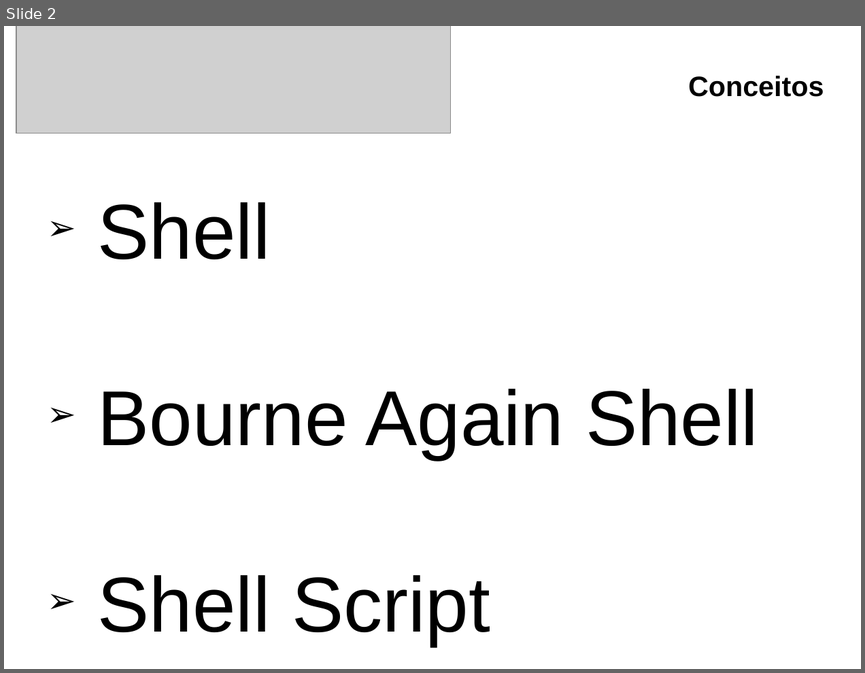
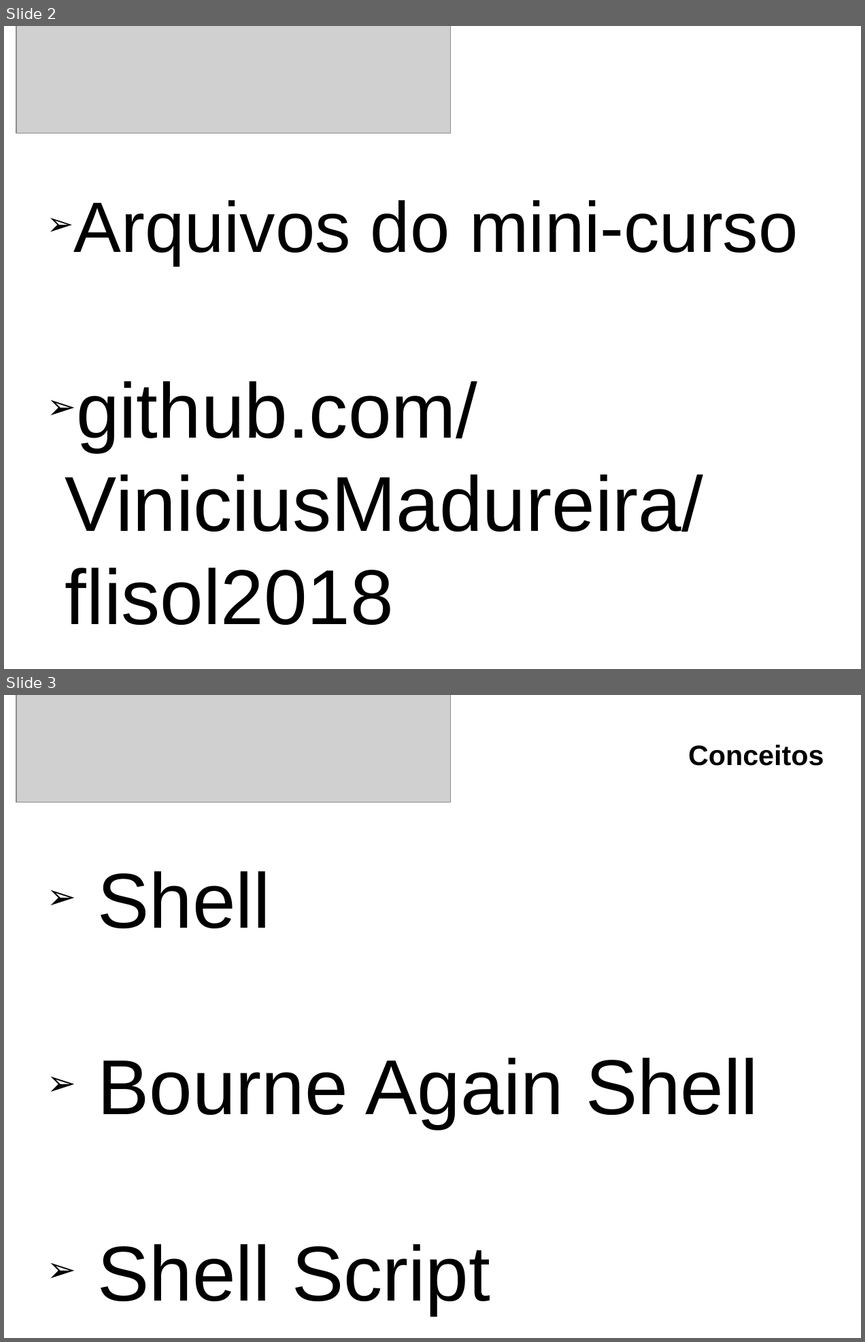
Before and after one commit to ViniciusMadureira/flisol2018, a slide deck: arquivos/presentation.odp. Shown one above the other, each under a label of ours: slide 2 before the commit, slides 2 and 3 after it. The pictures are 865x673 and 865x1342 pixels, drawn with LibreOffice and Linux fonts; fonts in the diff are those of the drawing; grey boxes stand for pictures; background and template pictures are left out. Boxes give left, top, right and bottom in pixels: in the first picture for what was removed or moved away, otherwise in the second. Text is boxed around its words. In the diff, an @@ line names an element or a change of style, - is before the commit and + after.

```diff
--- a/arquivos/presentation.odp
+++ b/arquivos/presentation.odp
@@ slide 2 added at bbox=[4, 26, 861, 669], background picture (left out) @@
@@ picture added at bbox=[16, 26, 451, 133] @@
@@ subtitle added at bbox=[65, 200, 798, 624], 72 pt, text #000000 @@
+➢ Arquivos do mini-curso
+➢ github.com/ViniciusMadureira/flisol2018
@@ what was slide 2 is now slide 3 @@
```
Also in this commit, not shown: 1 other file.
